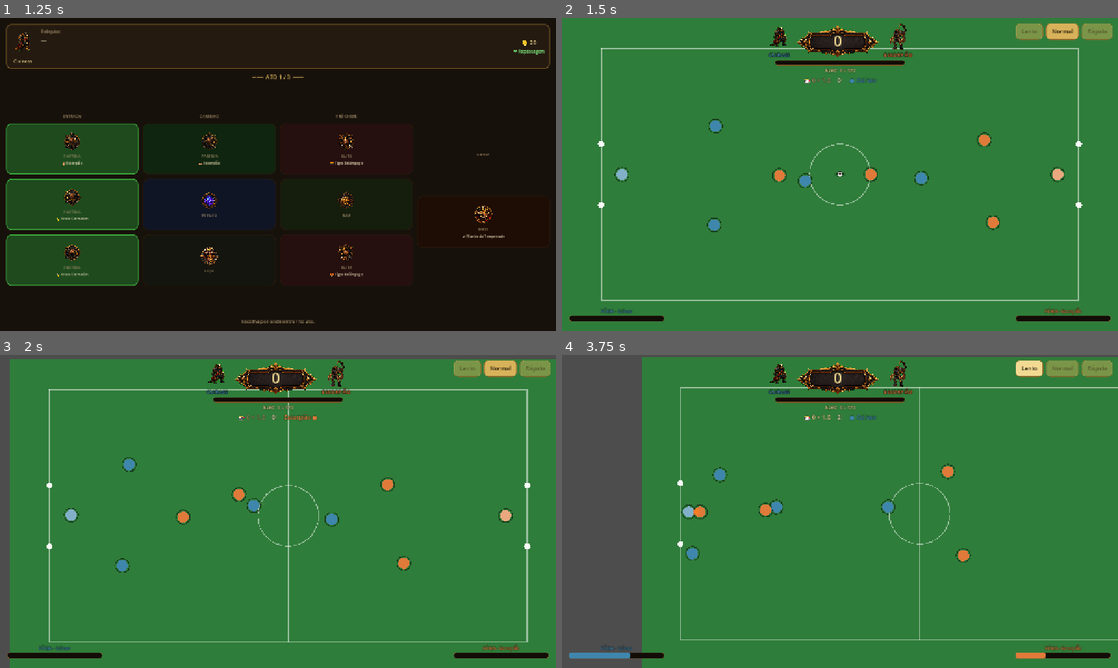
Above: before the commit, frames 1-4 (two rows, left to right).
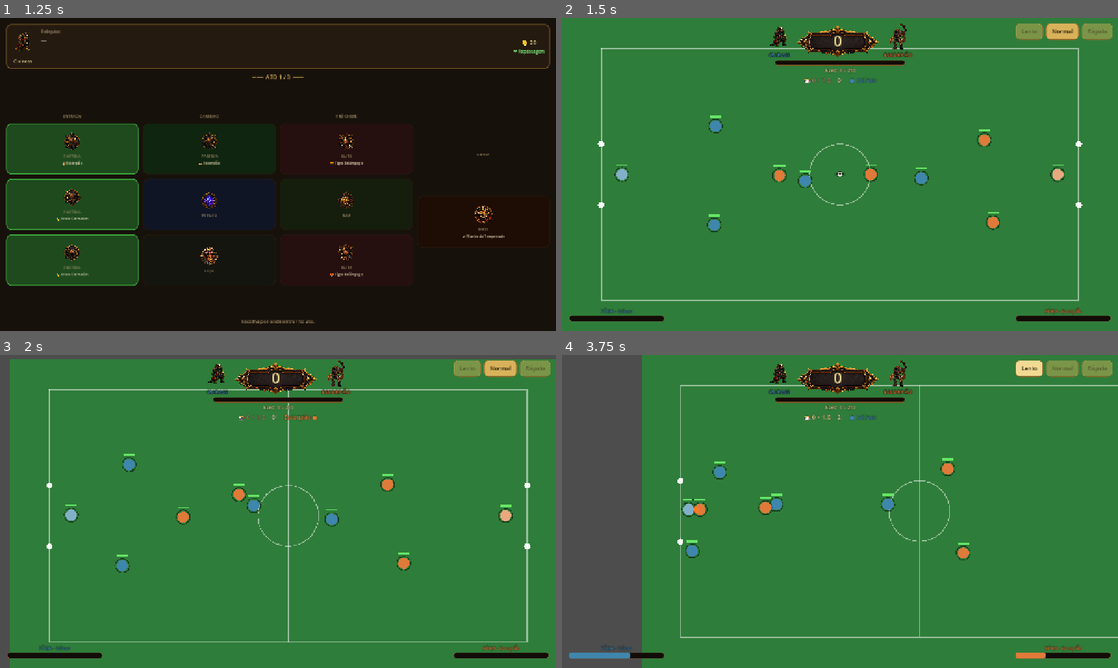
Above: after the commit, the same moments.

Repository: gmoraess/worldcupbeasts
Game: Godot game, scene res://scenes/Main.tscn
Two runs of this game, one before a commit and one after it. Both use one fixed random seed, a clock stepped at 60 frames per second and the inputs below.
Inputs (mouse positions are in pixels of both pictures, inside the frame that each line leads up to):
- Up to frame 1 (1.25 s): click (122, 102) at 0.52 s
- Up to frame 2 (1.5 s): click (634, 149) at 1.27 s
- Up to frame 3 (2 s): no input
- Up to frame 4 (3.75 s): click "Normal" at 2 s; click "Normal" at 2.75 s; click "Lento" at 3.5 s

Frame 1 is identical in both runs. In frame 2, 0.1% of the frame differs, in the area x 9-91%, y 16-64%; in frame 3, 0.1%; in frame 4, 2.5%, in the area x 14-100%, y 0-92%.

Commit message:
Doc 3 §6 — Combate + HP individual (porradaria, nocaute)
- Player: HP individual (barra verde→vermelho; resistência ≈ (def+sta)/2 → 80–200),
  estado de nocaute (cai, some ~6s, volta com HP parcial), cooldown de porrada.
- Match._combat_step: o marcador colado no carregador pode dar porrada (dano ∝
  desarme), com cooldown anti-abuso (§6.4); nocaute tira o jogador do campo →
  desfalque numérico (excluído dos seletores: posse, bote, GK, presser, contest).
- pontuação: porrada +4 chips, nocaute +10 chips (só pro time do jogador).
- carregador nocauteado solta a bola; jogador caído não colide (não atrapalha).
- alvos recalibrados pro patamar com combate (normal 210+, elite 270+, boss 360+).

Headless: forte pontua ~2,1× o fraco (stats importam mais com combate);
amplitude ~106 pts entre capitãs (cuirass defensiva é a que menos pontua).

Co-Authored-By: Claude Opus 4.8 <noreply@anthropic.com>

Diff:
--- a/scripts/GameState.gd
+++ b/scripts/GameState.gd
@@ -266,9 +266,9 @@
 ## patamar real (~250–390 pts/90s no ato 1); cresce com o ato (build do jogador).
 func _target_for(tier: String, a: int) -> int:
 	match tier:
-		"boss":  return 320 + a * 170           # A1 320 · A2 490 · A3 660
-		"elite": return 240 + a * 90            # A1 240 · A2 330 · A3 420
-		_:       return 170 + a * 60            # normal: A1 170 · A2 230 · A3 290
+		"boss":  return 360 + a * 170           # A1 360 · A2 530 · A3 700
+		"elite": return 270 + a * 90            # A1 270 · A2 360 · A3 450
+		_:       return 210 + a * 65            # normal: A1 210 · A2 275 · A3 340
 
 func _scaled(stats: Dictionary, f: float) -> Dictionary:
 	var out := {}
--- a/scripts/Match.gd
+++ b/scripts/Match.gd
@@ -167,6 +167,7 @@
 			_finish_by_target(_score != null and _score.total >= _target)
 
 	_update_possession(delta)
+	_combat_step(delta)           # porradaria: dano/nocaute (Doc 3 §6)
 	_anti_deadlock(delta)         # rede de segurança: bola presa em disputa > 3s
 	_gk_save()                    # goleiro defende (por lógica — a bola atravessa fisicamente)
 	_carry_ball()                 # cola a bola no pé do carregador (drible suave)
@@ -269,11 +270,33 @@
 		_stuck_t = 0.0
 		_stuck_ref = ball.global_position
 
+## Porradaria (Doc 3 §6): o marcador mais próximo do carregador pode dar uma porrada
+## (cooldown anti-abuso). Dano ∝ desarme; HP zera → nocaute (vítima sai ~6s). Porrada
+## e nocaute pontuam pro jogador (chips). Carregador nocauteado → solta a bola.
+func _combat_step(_delta: float) -> void:
+	if carrier == null or _in_flight or carrier.ko: return
+	var opp := _closest_opp_to(carrier)
+	if opp == null or opp.ko: return
+	if opp.global_position.distance_to(carrier.global_position) >= 30.0 or opp.hit_cd > 0.0:
+		return
+	var aggro: float = opp.stats.get("des", 1.0)
+	if randf() < 0.025 * clampf(aggro, 0.5, 1.6):
+		opp.hit_cd = 1.8                       # anti-abuso: porrada espaçada (§6.4)
+		_shake = maxf(_shake, 5.0)
+		if opp.team == "home" and _score: _score.action("porrada")
+		var victim := carrier
+		var knocked: bool = victim.take_damage(22.0 * clampf(aggro, 0.6, 1.5))
+		if knocked:
+			if opp.team == "home" and _score: _score.action("nocaute")
+			if carrier == victim:
+				carrier = null          # carregador nocauteado solta a bola (fica solta)
+
 ## Bola disputada: há jogadores dos DOIS times bem perto dela (scrum/cabo-de-guerra).
 func _ball_contested() -> bool:
 	var has_home := false
 	var has_away := false
 	for p in all:
+		if p.ko: continue
 		if p.global_position.distance_to(ball.global_position) < 46.0:
 			if p.team == "home": has_home = true
 			else: has_away = true
@@ -349,20 +372,21 @@
 	var best: Player = null
 	var bd := 1e9
 	for p in all:
+		if p.ko: continue
 		var d := p.global_position.distance_to(ball.global_position)
 		if d < bd: bd = d; best = p
 	return best
 
 func _team_gk(team: String) -> Player:
 	for p in (home if team == "home" else away):
-		if p.role == "gk": return p
+		if p.role == "gk" and not p.ko: return p
 	return null
 
 func _closest_opp_to(me: Player) -> Player:
 	var best: Player = null
 	var bd := 1e9
 	for o in all:
-		if o.team == me.team: continue
+		if o.team == me.team or o.ko: continue
 		var d := o.global_position.distance_to(me.global_position)
 		if d < bd: bd = d; best = o
 	return best
@@ -438,7 +462,7 @@
 	var best: Player = null
 	var bs := -1e9
 	for p in all:
-		if p.team != from.team or p == from or p.role == "gk": continue
+		if p.team != from.team or p == from or p.role == "gk" or p.ko: continue
 		# prefere quem está mais à frente (perto do gol adversário) e aberto
 		var ahead := -p.global_position.distance_to(Vector2(gx, p.global_position.y))
 		var open := _nearest_opp_dist(p)
@@ -512,7 +536,7 @@
 func _closest_to_ball(team: String) -> Player:
 	var best: Player = null; var bd := 1e9
 	for p in (home if team == "home" else away):
-		if p.role == "gk": continue
+		if p.role == "gk" or p.ko: continue
 		var d := p.global_position.distance_to(ball.global_position)
 		if d < bd: bd = d; best = p
 	return best
--- a/scripts/Player.gd
+++ b/scripts/Player.gd
@@ -16,6 +16,15 @@
 var jitter := Vector2.ZERO    # deslocamento próprio (independência de movimento)
 var phase := 0.0              # fase pra corridas/oscilações individuais
 var follow := 1.0             # o quanto segue o bloco (imperfeito por jogador)
+
+# — COMBATE / HP (Doc 3 §6) — individual por jogador —
+var hp_max := 120.0
+var hp := 120.0
+var ko := false               # nocauteado (fora do campo por alguns segundos)
+var ko_t := 0.0
+var hit_cd := 0.0             # cooldown entre porradas (anti-abuso)
+var _hp_bg: ColorRect
+var _hp_fill: ColorRect
 
 var _sprite: Polygon2D
 
@@ -40,6 +49,57 @@
 	add_child(_sprite)
 	var ring := _ring(radius + 3.0, Color(0, 0, 0, 0.5))
 	add_child(ring)
+	# HP derivado dos stats: resistência ≈ (def+sta)/2 → 80..200 (Doc 3 §6.2)
+	var tough: float = (stats.get("def", 1.0) + stats.get("sta", 1.0)) * 0.5
+	hp_max = lerpf(80.0, 200.0, clampf((tough - 0.8) / 0.6, 0.0, 1.0))
+	hp = hp_max
+	_build_hp_bar()
+
+func _build_hp_bar() -> void:
+	_hp_bg = ColorRect.new()
+	_hp_bg.color = Color(0, 0, 0, 0.6)
+	_hp_bg.size = Vector2(26, 4)
+	_hp_bg.position = Vector2(-13, -radius - 11)
+	add_child(_hp_bg)
+	_hp_fill = ColorRect.new()
+	_hp_fill.color = Color(0.4, 0.9, 0.4)
+	_hp_fill.size = Vector2(26, 4)
+	_hp_fill.position = _hp_bg.position
+	add_child(_hp_fill)
+
+func _refresh_hp_bar() -> void:
+	if _hp_fill == null: return
+	var frac := clampf(hp / maxf(1.0, hp_max), 0.0, 1.0)
+	_hp_fill.size.x = 26.0 * frac
+	_hp_fill.color = Color(0.9, 0.3, 0.3) if frac < 0.35 else (Color(0.95, 0.8, 0.3) if frac < 0.7 else Color(0.4, 0.9, 0.4))
+	var vis := not ko
+	_hp_bg.visible = vis; _hp_fill.visible = vis
+
+## Dano de combate; HP zera → nocaute (fora do campo alguns segundos).
+func take_damage(d: float) -> bool:
+	if ko: return false
+	hp = maxf(0.0, hp - d)
+	_refresh_hp_bar()
+	if hp <= 0.0:
+		_knockout()
+		return true
+	return false
+
+func _knockout() -> void:
+	ko = true
+	ko_t = 6.0
+	velocity = Vector2.ZERO
+	collision_layer = 0; collision_mask = 0     # caído não atrapalha o jogo
+	_sprite.modulate = Color(1, 1, 1, 0.25)
+	_refresh_hp_bar()
+
+func _revive() -> void:
+	ko = false
+	hp = hp_max * 0.55
+	global_position = home_pos
+	collision_layer = 2; collision_mask = 1 | 2
+	_sprite.modulate = Color(1, 1, 1, 1)
+	_refresh_hp_bar()
 
 func _disc(r: float, col: Color) -> Polygon2D:
 	var p := Polygon2D.new()
@@ -58,6 +118,13 @@
 	return l
 
 func _physics_process(delta: float) -> void:
+	hit_cd = maxf(0.0, hit_cd - delta)
+	if ko:
+		ko_t -= delta
+		velocity = Vector2.ZERO
+		if ko_t <= 0.0:
+			_revive()
+		return                      # nocauteado: não se move (desfalque numérico)
 	var to := target - global_position
 	var dist := to.length()
 	var desired := Vector2.ZERO
Not shown, added: scripts/data/Modifiers.gd.uid
Not shown, added: scripts/match/ScoreEngine.gd.uid
Not shown, changed: HISTORY.md
